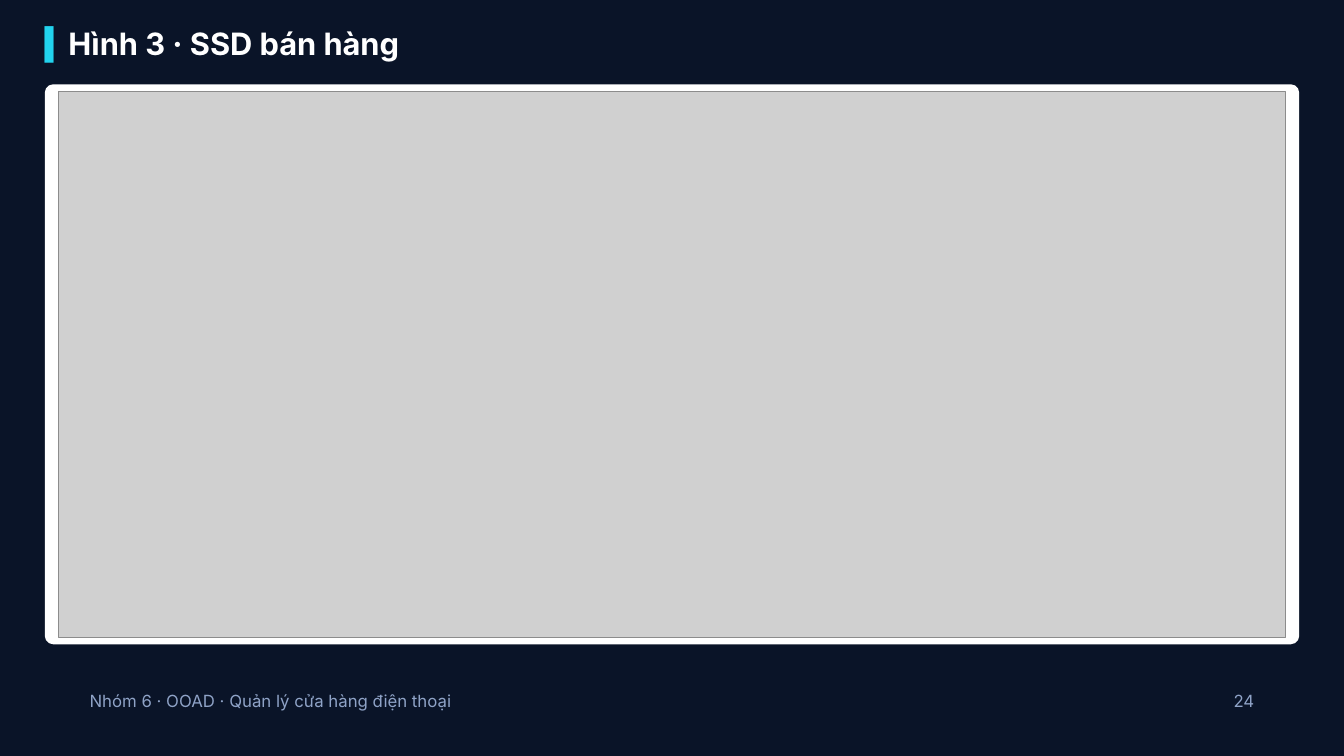
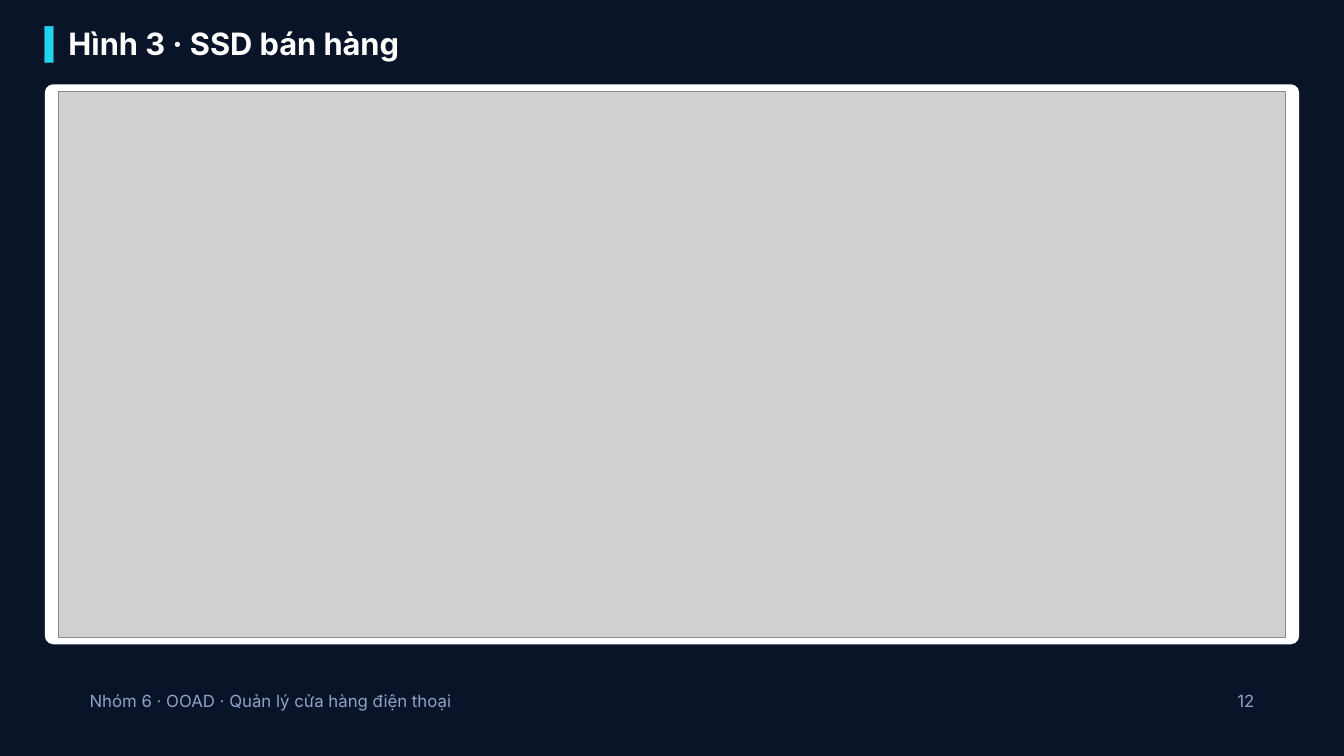
Before and after one commit to Daichou2311/BTL-PTTKHDT, a slide deck: slide 12 of Nhóm 6 - Hệ thống quản lý cửa hàng điện thoại (OOAD).pptx (slide 24 before the commit). Drawn at 1344x756 pixels with LibreOffice and Linux fonts; fonts in the diff are those of the drawing; grey boxes stand for pictures; background and template pictures are left out. Boxes give left, top, right and bottom in pixels: in the first picture for what was removed or moved away, otherwise in the second. Text is boxed around its words. In the diff, an @@ line names an element or a change of style, - is before the commit and + after.

```diff
--- a/Nhóm 6 - Hệ thống quản lý cửa hàng điện thoại (OOAD).pptx
+++ b/Nhóm 6 - Hệ thống quản lý cửa hàng điện thoại (OOAD).pptx
@@ text at bbox=[1237, 694, 1254, 707]: text changed @@
-24
+12
```
Also in this commit, not shown: 22 other slides changed, 3 slides added, 36 slides removed, 1 other file.
